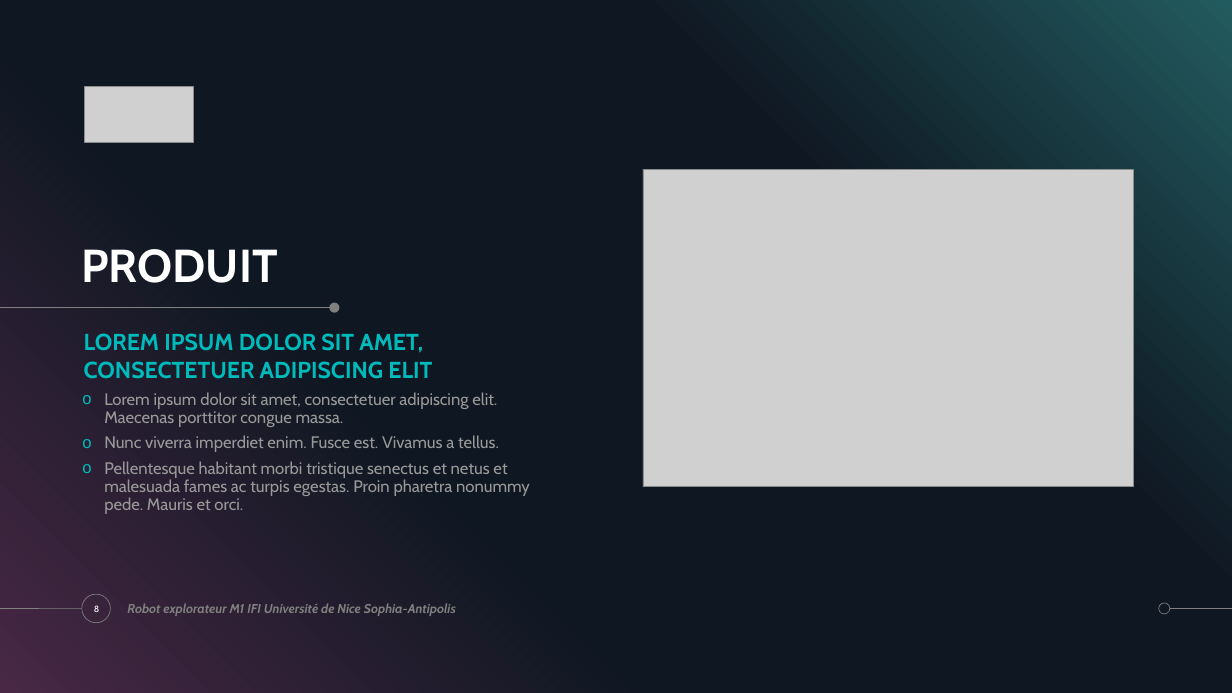
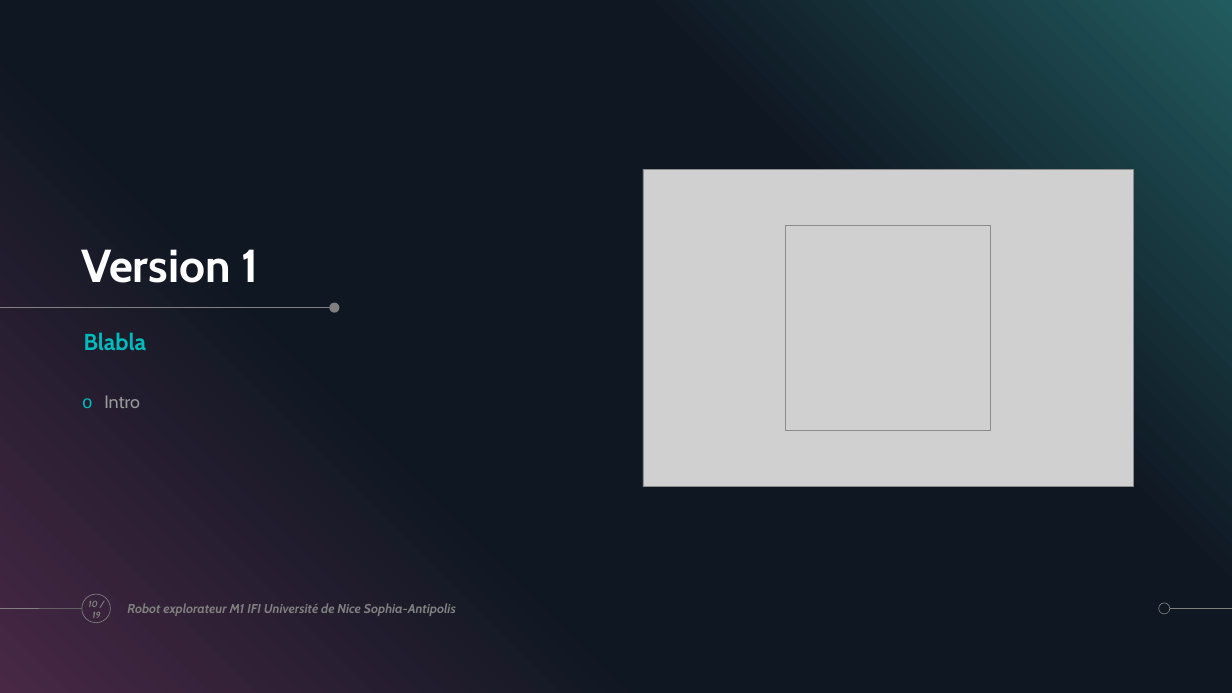
Before and after one commit to ChloeMaccarinelli/TER_M1_S2, a slide deck: slide 10 of doc/Diapo_LOTFI_MACCARINELLI_MARION.pptx (slide 8 before the commit). Drawn at 1232x693 pixels with LibreOffice and Linux fonts; fonts in the diff are those of the drawing; grey boxes stand for pictures; background and template pictures are left out. Boxes give left, top, right and bottom in pixels: in the first picture for what was removed or moved away, otherwise in the second. Text is boxed around its words. In the diff, an @@ line names an element or a change of style, - is before the commit and + after.

```diff
--- a/doc/Diapo_LOTFI_MACCARINELLI_MARION.pptx
+++ b/doc/Diapo_LOTFI_MACCARINELLI_MARION.pptx
@@ picture removed at (84,87,193,142) @@
@@ picture added at (786,226,991,431) @@
@@ title at (81,249,258,283): text changed @@
-PRODUIT
+Version 1
@@ text at (84,332,147,350): text changed @@
-LOREM IPSUM DOLOR SIT AMET, CONSECTETUER ADIPISCING ELIT
+Blabla
@@ text at (104,395,140,408): text changed; size 12.9 to 14 pt @@
-o Lorem ipsum dolor sit amet, consectetuer adipiscing elit. Maecenas porttitor congue massa.
-o Nunc viverra imperdiet enim. Fusce est. Vivamus a tellus.
-o Pellentesque habitant morbi tristique senectus et netus et malesuada fames ac turpis egestas. Proin pharetra nonummy pede. Mauris et orci.
+o Intro
@@ page number at (88,601,100,618): text changed; text colour #FFFFFF to #808080; bold on; italic on @@
-8
+10 / 19
```
Also in this commit, not shown: 7 other slides changed, 9 slides added, 17 slides removed.
